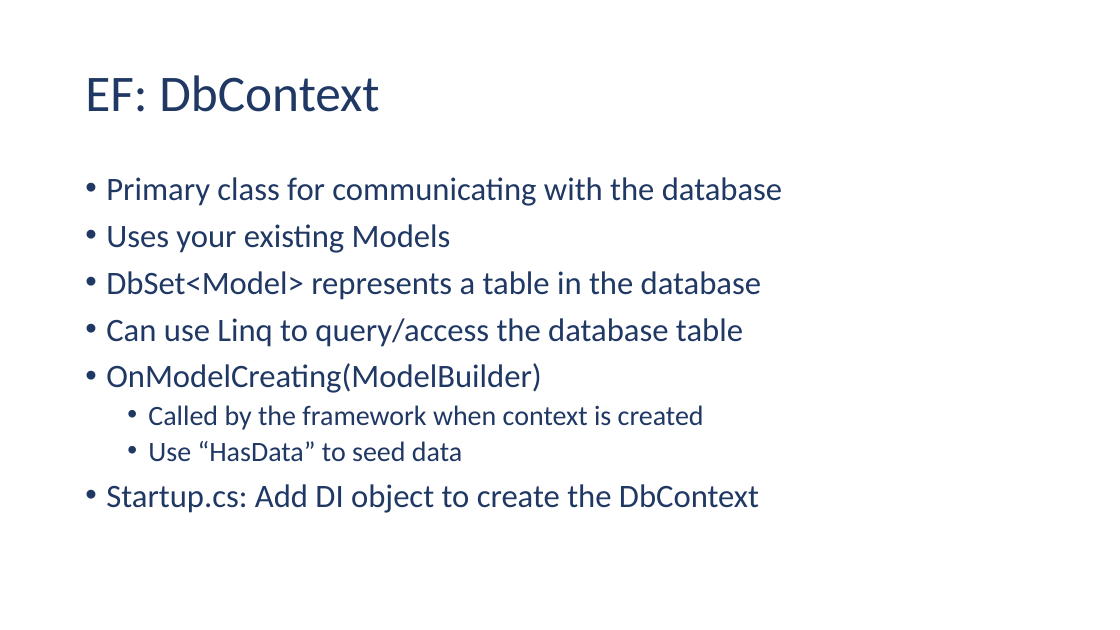
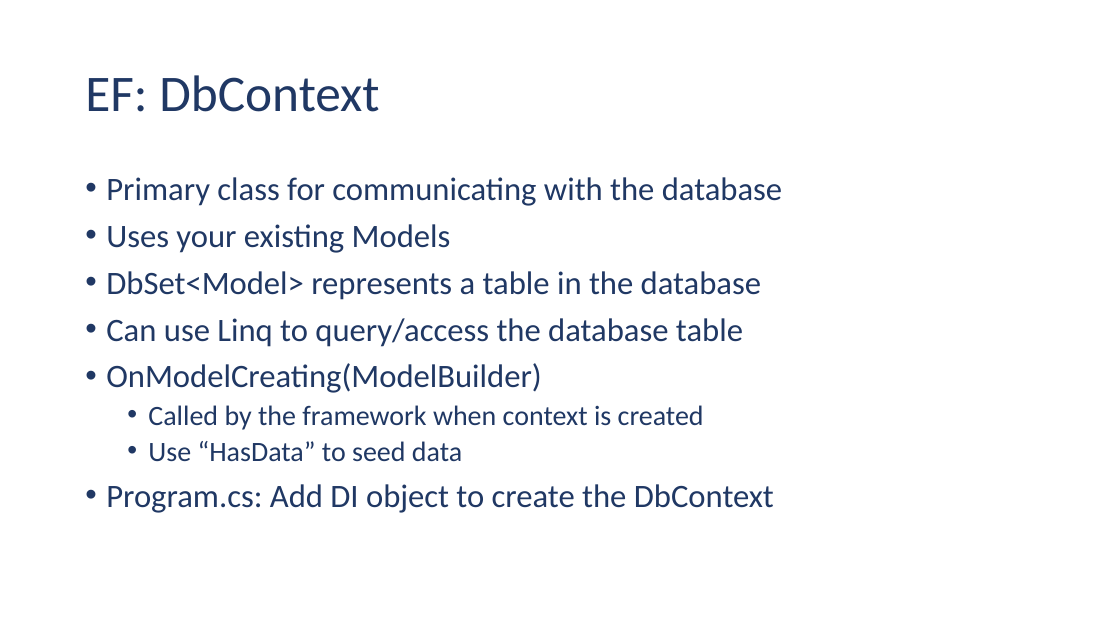
Before and after one commit to ehennis/CIS174, a slide deck: slide 13 of 2025-FALL/Week02.pptx. Drawn at 1120x630 pixels with LibreOffice and Linux fonts; fonts in the diff are those of the drawing. Boxes give left, top, right and bottom in pixels: in the first picture for what was removed or moved away, otherwise in the second. Text is boxed around its words. In the diff, an @@ line names an element or a change of style, - is before the commit and + after.

Commit message:
Update file name

```diff
--- a/2025-FALL/Week02.pptx
+++ b/2025-FALL/Week02.pptx
@@ text at (106, 484, 774, 513): text changed @@
-• Startup.cs: Add DI object to create the DbContext
+• Program.cs: Add DI object to create the DbContext
```
